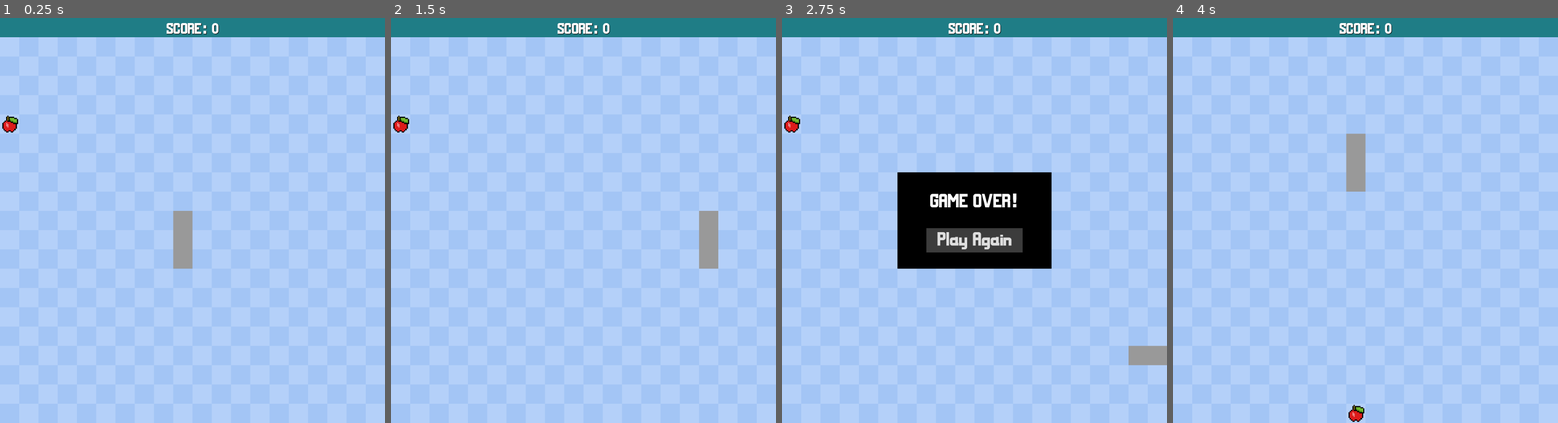
Above: before the commit, frames 1-4 (left to right).
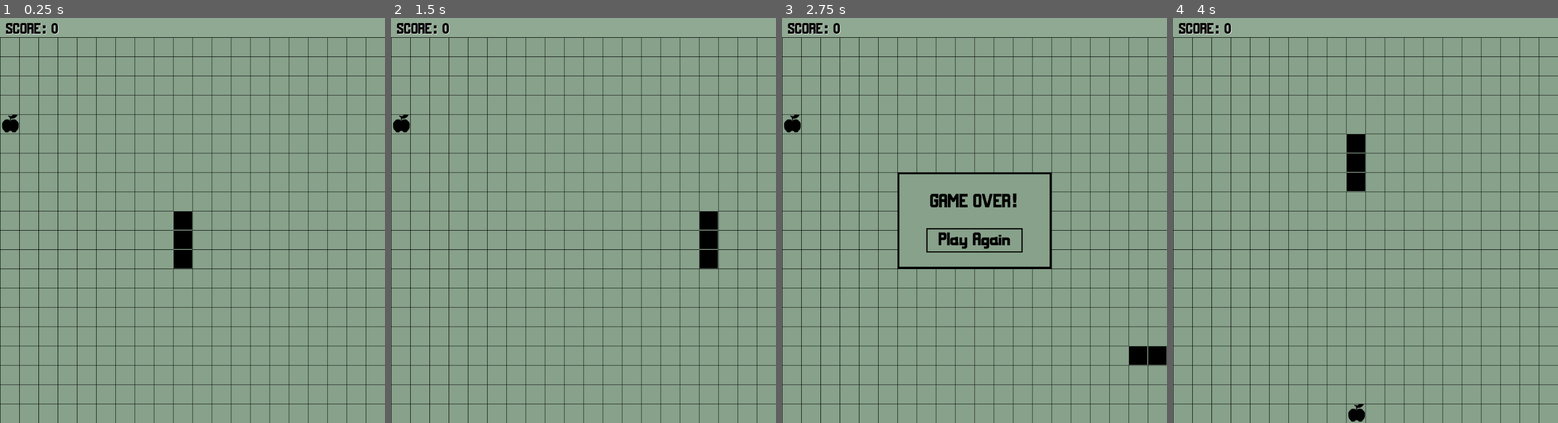
Above: after the commit, the same moments.

Repository: tarikyasar/snek
Game: Godot game, scene res://scenes/main.tscn
The game is run twice, just before and just after one commit, with the same random seed, the same clock (stepped at 60 frames per second) and the same inputs. The project has no main scene, so this scene is started directly.
Inputs:
- Up to frame 1 (0.25 s): no input
- Up to frame 2 (1.5 s): tap Enter at 0.5 s; hold D (move_right) 0.53-1.28 s; hold S (move_down) from 1.28 s (still down)
- Up to frame 3 (2.75 s): release S (move_down) at 2.03 s; hold D (move_right) from 2.03 s (still down)
- Up to frame 4 (4 s): release D (move_right) at 2.75 s; click "Play Again" at 2.75 s; tap Space at 3.5 s; hold W (move_up) from 3.53 s (still down)

The runs differ from the first frame. In frame 1, 100% of the frame differs, in the area x 0-100%, y 0-100%; in frame 2, 100%; in frame 3, 99%; in frame 4, 100%.

Commit message:
Update design and colors

Diff:
--- a/scenes/game_over_menu.tscn
+++ b/scenes/game_over_menu.tscn
@@ -3,11 +3,21 @@
 [ext_resource type="FontFile" uid="uid://dfukhb7y4rxys" path="res://assets/MaldiniBold.ttf" id="1_56i3w"]
 [ext_resource type="Script" path="res://scenes/game_over_menu.gd" id="1_y3gqk"]
 
-[sub_resource type="StyleBoxFlat" id="StyleBoxFlat_sr0ys"]
-bg_color = Color(0, 0, 0, 1)
+[sub_resource type="StyleBoxFlat" id="StyleBoxFlat_17lbf"]
+bg_color = Color(0.529412, 0.631373, 0.541176, 1)
+border_width_left = 5
+border_width_top = 5
+border_width_right = 5
+border_width_bottom = 5
+border_color = Color(0, 0, 0, 1)
 
 [sub_resource type="StyleBoxFlat" id="StyleBoxFlat_67jv3"]
-bg_color = Color(0.233925, 0.233925, 0.233925, 1)
+bg_color = Color(0.235294, 0.235294, 0.235294, 0)
+border_width_left = 3
+border_width_top = 3
+border_width_right = 3
+border_width_bottom = 3
+border_color = Color(0, 0, 0, 1)
 
 [node name="GameOverMenu" type="CanvasLayer"]
 script = ExtResource("1_y3gqk")
@@ -24,7 +34,7 @@
 offset_bottom = 125.0
 grow_horizontal = 2
 grow_vertical = 2
-theme_override_styles/panel = SubResource("StyleBoxFlat_sr0ys")
+theme_override_styles/panel = SubResource("StyleBoxFlat_17lbf")
 
 [node name="ResultLabel" type="Label" parent="."]
 anchors_preset = 8
@@ -38,7 +48,7 @@
 offset_bottom = -16.0
 grow_horizontal = 2
 grow_vertical = 2
-theme_override_colors/font_color = Color(1, 1, 1, 1)
+theme_override_colors/font_color = Color(0, 0, 0, 1)
 theme_override_fonts/font = ExtResource("1_56i3w")
 theme_override_font_sizes/font_size = 50
 text = "GAME OVER!"
@@ -57,8 +67,9 @@
 offset_bottom = 83.0
 grow_horizontal = 2
 grow_vertical = 2
+theme_override_colors/font_color = Color(0, 0, 0, 1)
 theme_override_fonts/font = ExtResource("1_56i3w")
-theme_override_font_sizes/font_size = 50
+theme_override_font_sizes/font_size = 48
 theme_override_styles/normal = SubResource("StyleBoxFlat_67jv3")
 text = "Play Again"
 
--- a/scenes/hud.tscn
+++ b/scenes/hud.tscn
@@ -3,7 +3,7 @@
 [ext_resource type="FontFile" uid="uid://dfukhb7y4rxys" path="res://assets/MaldiniBold.ttf" id="1_ex6v0"]
 
 [sub_resource type="StyleBoxFlat" id="StyleBoxFlat_go3jf"]
-bg_color = Color(0.120882, 0.490336, 0.524964, 1)
+bg_color = Color(0.562193, 0.66379, 0.573779, 1)
 
 [node name="HUD" type="CanvasLayer"]
 
@@ -15,16 +15,12 @@
 theme_override_styles/panel = SubResource("StyleBoxFlat_go3jf")
 
 [node name="ScoreLabel" type="Label" parent="."]
-anchors_preset = 5
-anchor_left = 0.5
-anchor_right = 0.5
-offset_left = -65.5
-offset_right = 65.5
+offset_left = 15.0
+offset_right = 148.0
 offset_bottom = 55.0
-grow_horizontal = 2
 size_flags_horizontal = 4
-theme_override_colors/font_color = Color(1, 1, 1, 1)
-theme_override_colors/font_shadow_color = Color(0, 0, 0, 1)
+theme_override_colors/font_color = Color(0, 0, 0, 1)
+theme_override_colors/font_shadow_color = Color(1, 1, 1, 1)
 theme_override_fonts/font = ExtResource("1_ex6v0")
 theme_override_font_sizes/font_size = 40
 text = "SCORE: 0"
--- a/scenes/snake_segment.tscn
+++ b/scenes/snake_segment.tscn
@@ -1,6 +1,17 @@
 [gd_scene load_steps=2 format=3 uid="uid://bmqy56u23hvoy"]
 
 [sub_resource type="StyleBoxFlat" id="StyleBoxFlat_fa2b4"]
+bg_color = Color(0, 0, 0, 1)
+border_width_left = 1
+border_width_top = 1
+border_width_right = 1
+border_width_bottom = 1
+border_color = Color(0.529412, 0.631373, 0.541176, 1)
+border_blend = true
+corner_radius_top_left = 1
+corner_radius_top_right = 1
+corner_radius_bottom_right = 1
+corner_radius_bottom_left = 1
 
 [node name="SnakeSegment" type="Panel" groups=["segments"]]
 offset_right = 50.0
Binary file changed: assets/apple.png
Binary file changed: assets/bg.png
